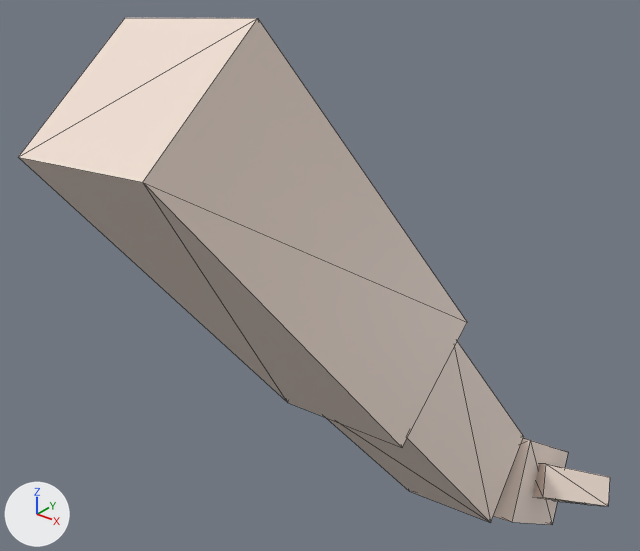
Before and after pictures for a commit that changed the OBJ model Project/Resources/ApplicationResources/Model/player/LeftArm/playerLeftArm.obj.
One viewpoint serves both versions: a camera (50 mm lens) standing at (0.64, -0.078, 2.43) and looking at (-0.021, 0.749, 1.918). Every picture has the same lights, and +X, +Y and +Z are marked at lower left. The first picture is the older version. Mesh edges are drawn as thin lines. Where no turn or scale is listed for an object, it has been applied to the vertices.

Objects in the first picture: 'Forearm_Block.L'.
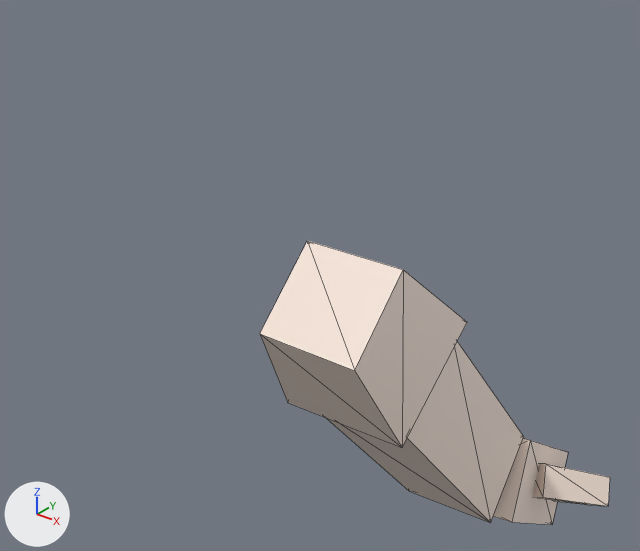
Boxes [x1, y1, x2, y2] around the edits, measured in the pictures (640 x 551 px; the box of a moved part takes in the faces that stretch with it):
'Forearm_Block.L', reshaped (41% narrower, 44% shorter)
    before: [18, 18, 610, 525]
    after: [260, 241, 610, 525]
part 1 of me_forearm_block_l, moved or reshaped
    before: [18, 18, 467, 447]
    after: [260, 241, 467, 447]

What changed in the scene script:
```text
Change me_forearm_block_l:
    used by ob_forearm_block_l; location = (0.0, 0.0, 0.0)
    remove me_forearm_block_l.from_pydata(...)  # 64 vertices, 96 faces; spans x -0.04..0.306, y 0.331..1.276, z 1.311..2.304
    add me_forearm_block_l.from_pydata(...)  # 64 vertices, 96 faces; spans x 0.019..0.306, y 0.529..1.276, z 1.311..2.039
    me_forearm_block_l part 1
    me_forearm_block_l.vertices[8].co: (-0.037, 0.342, 2.183) -> (0.072, 0.529, 1.96)  # pixel (18, 157) -> pixel (259, 333)
    me_forearm_block_l.vertices[9].co: (-0.04, 0.478, 2.284) -> (0.069, 0.614, 2.039)  # pixel (125, 17) -> pixel (307, 240)
    me_forearm_block_l.vertices[12].co: (0.142, 0.331, 2.203) -> (0.195, 0.533, 1.959)  # pixel (142, 182) -> pixel (354, 370)
    me_forearm_block_l.vertices[13].co: (0.139, 0.468, 2.304) -> (0.192, 0.619, 2.038)  # pixel (257, 18) -> pixel (403, 269)
```
